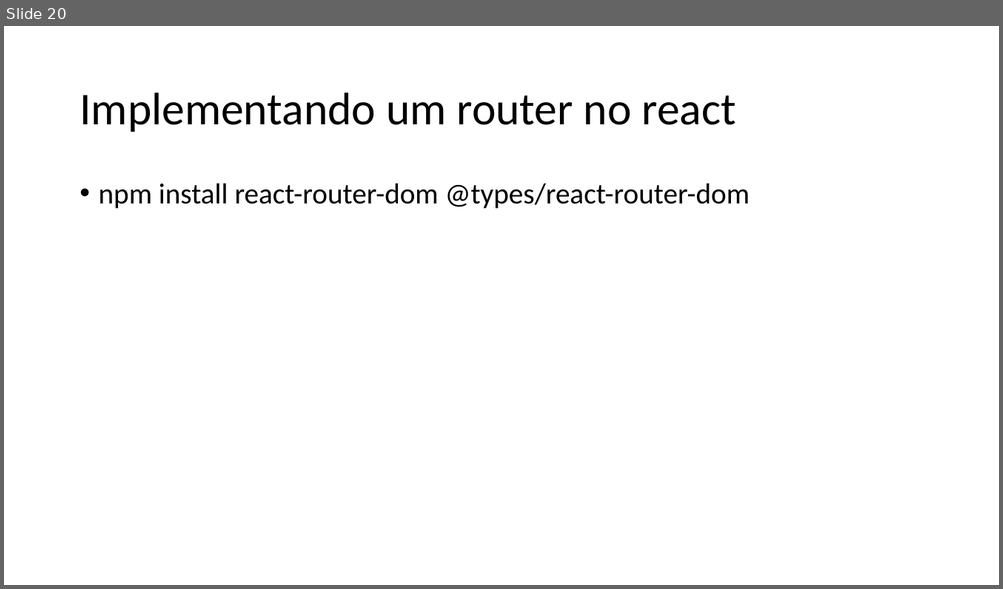
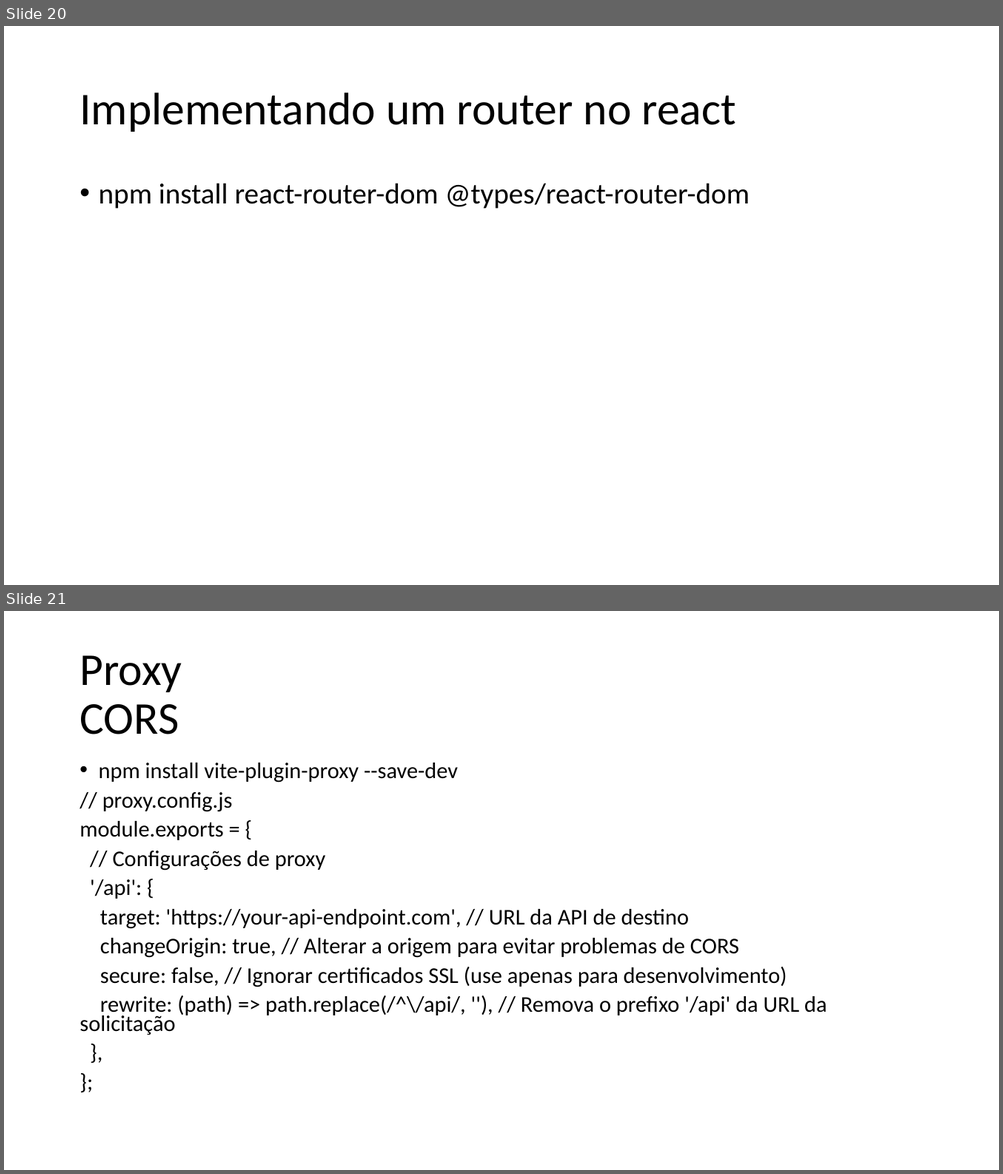
Before and after one commit to qmclouca/Prova-SENAC, a slide deck: prova-SENAC/Prova SENAC.pptx. Shown one above the other, each under a label of ours: slide 20 before the commit, slides 20 and 21 after it. The pictures are 1003x589 and 1003x1174 pixels, drawn with LibreOffice and Linux fonts; fonts in the diff are those of the drawing. Boxes give left, top, right and bottom in pixels: in the first picture for what was removed or moved away, otherwise in the second. Text is boxed around its words. In the diff, an @@ line names an element or a change of style, - is before the commit and + after.

Commit message:
liberação de cors

```diff
--- a/prova-SENAC/Prova SENAC.pptx
+++ b/prova-SENAC/Prova SENAC.pptx
@@ slide 21 added at <box>4,611,999,1170</box>, background #FFFFFF @@
@@ title added at <box>79,655,182,735</box>, 44 pt, text #000000 @@
+Proxy
+CORS
@@ text added at <box>79,763,827,1035</box>, 21.7 pt, text #000000 @@
+• npm install vite-plugin-proxy --save-dev
+// proxy.config.js
+module.exports = {
+// Configurações de proxy
+'/api': {
+target: 'https://your-api-endpoint.com', // URL da API de destino
+changeOrigin: true, // Alterar a origem para evitar problemas de CORS
+secure: false, // Ignorar certificados SSL (use apenas para desenvolvimento)
+rewrite: (path) => path.replace(/^\/api/, ''), // Remova o prefixo '/api' da URL da solicitação
+},
+};
```
Also in this commit, not shown: 3 other files.
